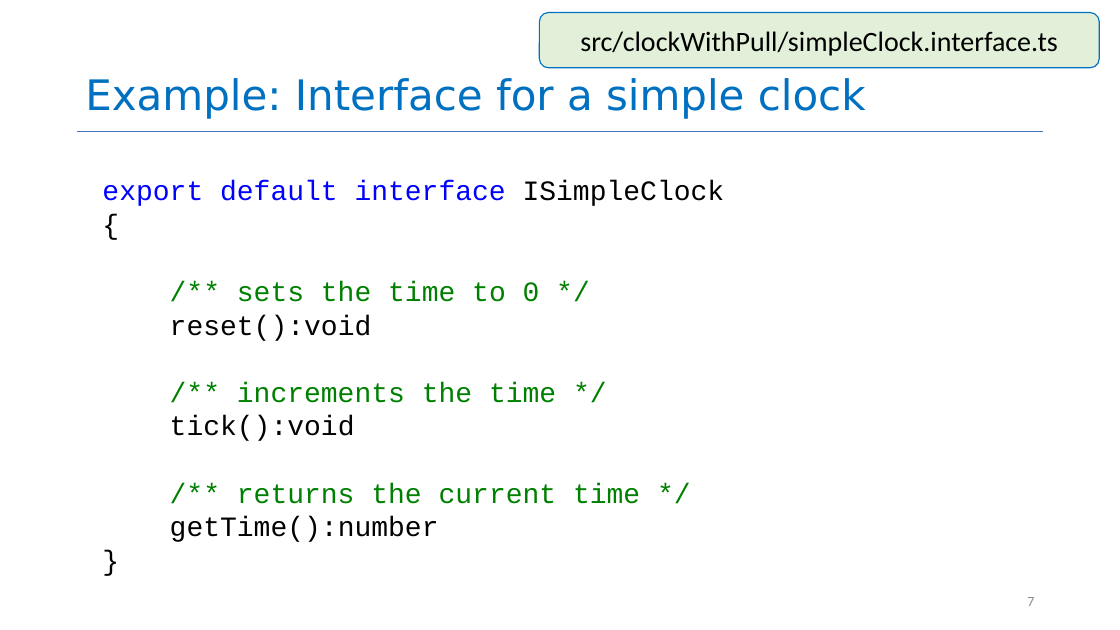
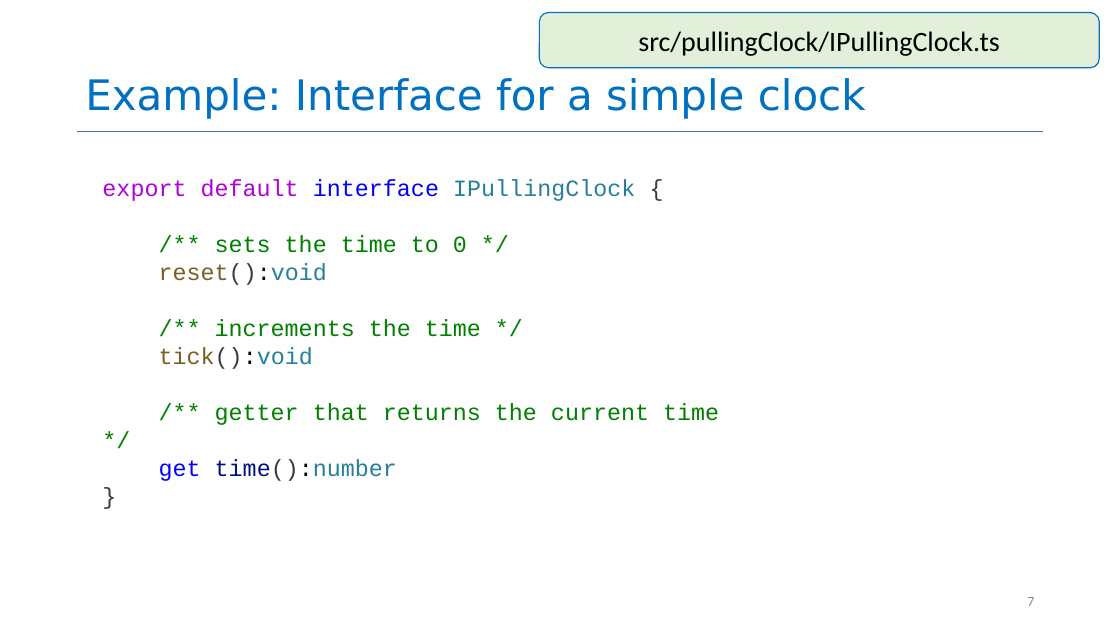
Before and after one commit to yashburshe/CS4530-Fall-2025, a slide deck: slide 7 of Slides/Module 05 Interaction-Level Design Patterns.pptx. Drawn at 1120x630 pixels with LibreOffice and Linux fonts; fonts in the diff are those of the drawing. Boxes give left, top, right and bottom in pixels: in the first picture for what was removed or moved away, otherwise in the second. Text is boxed around its words. In the diff, an @@ line names an element or a change of style, - is before the commit and + after.

Commit message:
made slides consistent with examples

```diff
--- a/Slides/Module 05 Interaction-Level Design Patterns.pptx
+++ b/Slides/Module 05 Interaction-Level Design Patterns.pptx
@@ text in rounded rectangle at bbox=[638, 31, 1000, 56]: text changed @@
-src/clockWithPull/simpleClock.interface.ts
+src/pullingClock/IPullingClock.ts
@@ text at bbox=[102, 179, 635, 201]: text changed; size 24 to 20 pt; text colour #0000FF to #AF00DB @@
-export default interface ISimpleClock {
+export default interface IPullingClock {
@@ text at bbox=[159, 235, 481, 369]: size 24 to 20 pt in "/** sets the time to 0 */", "reset():void", "/** increments the time */", "tick():void" and 1 more places; text colour #000000 to #795E26, text colour #000000 to #267F99 in "reset():void", "tick():void"; text colour #000000 to #3B3B3B in "reset():void", "tick():void", "}" @@
@@ text at bbox=[159, 403, 719, 481]: text changed; size 24 to 20 pt @@
-/** returns the current time */
-getTime():number
+/** getter that returns the current time */
+get time():number
```
Also in this commit, not shown: 14 other slides changed, 2 slides added, 1 other file.
